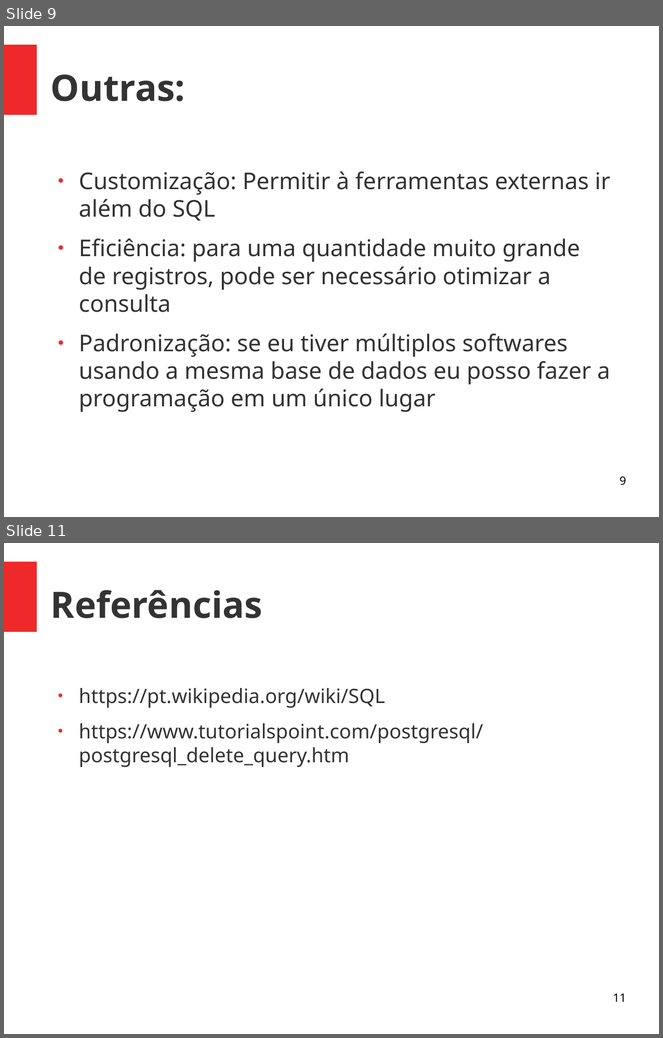
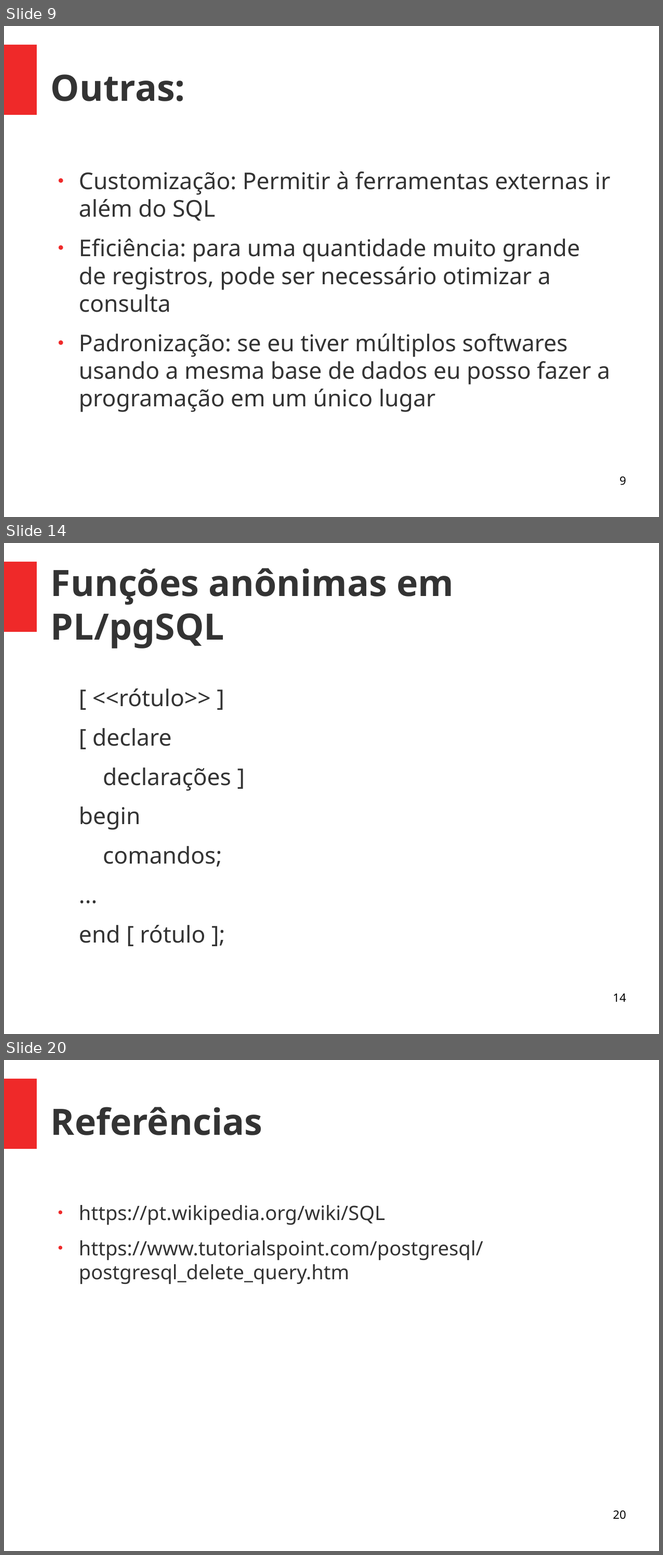
Before and after one commit to viniciusalveshax/aulas, a slide deck: banco-de-dados-2/04-pl_sql/bd2-04-plpgsql.odp. Shown one above the other, each under a label of ours: slides 9 and 11 before the commit, slides 9, 14 and 20 after it; the slides between them are not shown. The pictures are 663x1038 and 663x1555 pixels, drawn with LibreOffice and Linux fonts; fonts in the diff are those of the drawing. Boxes give left, top, right and bottom in pixels: in the first picture for what was removed or moved away, otherwise in the second. Text is boxed around its words. In the diff, an @@ line names an element or a change of style, - is before the commit and + after.

```diff
--- a/banco-de-dados-2/04-pl_sql/bd2-04-plpgsql.odp
+++ b/banco-de-dados-2/04-pl_sql/bd2-04-plpgsql.odp
@@ slide 14 added at box(4, 543, 659, 1034), background #FFFFFF; not listed: 1 template element that a slide beside it also shows @@
@@ title added at box(51, 568, 454, 649), 44 pt, text #333333, bold @@
+Funções anônimas em PL/pgSQL
@@ text added at box(79, 689, 231, 943), 28 pt, text #333333 @@
+[ <<rótulo>> ]
+[ declare
+declarações ]
+begin
+comandos;
+...
+end [ rótulo ];
@@ page number added at box(613, 994, 626, 1002), 14 pt, text #000000 @@
+14
@@ what was slide 11 is now slide 20 @@
@@ page number at box(613, 1511, 626, 1520): text changed @@
-11
+20
```
Also in this commit, not shown: 1 slide changed, 8 other slides added.
